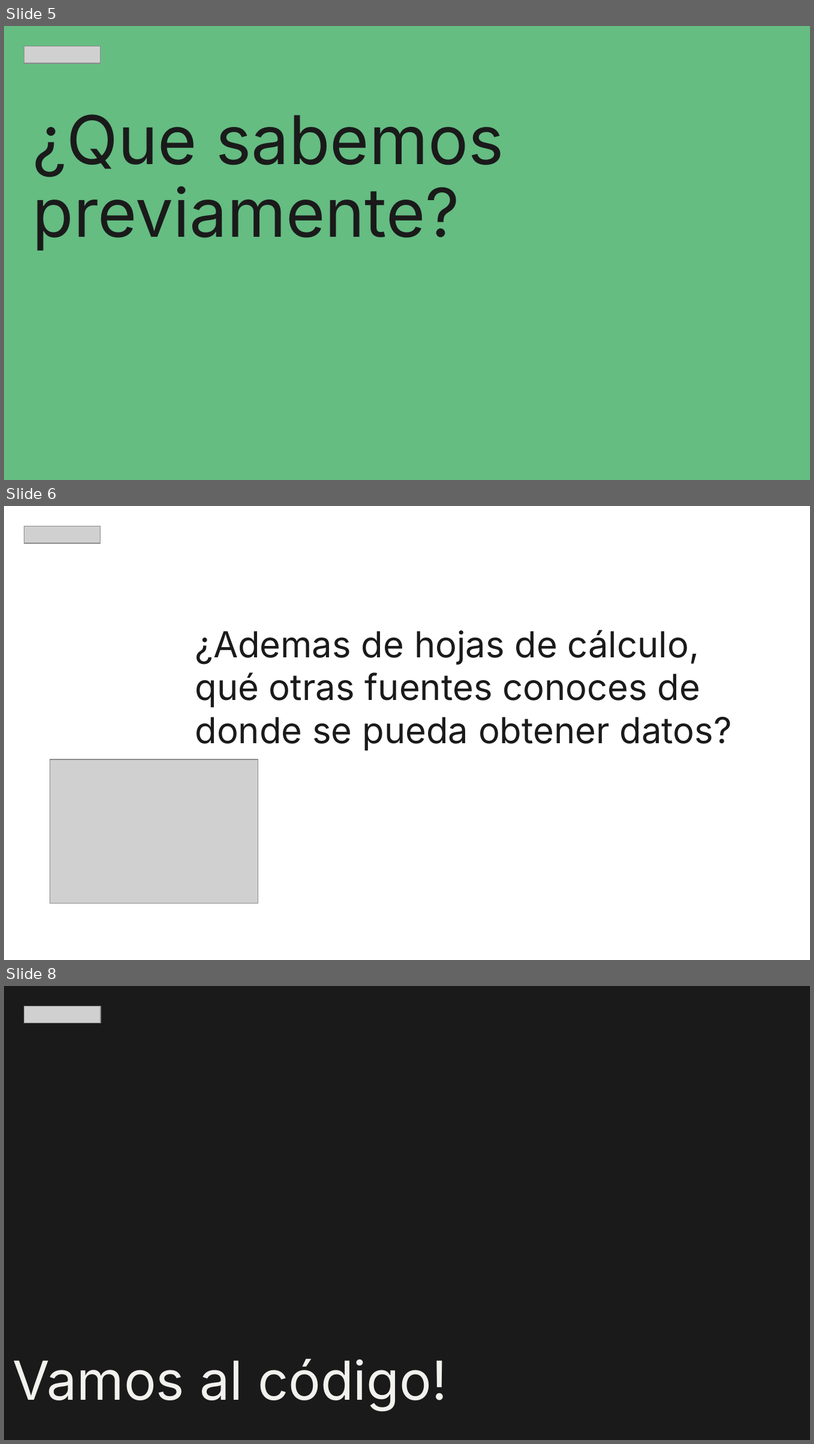
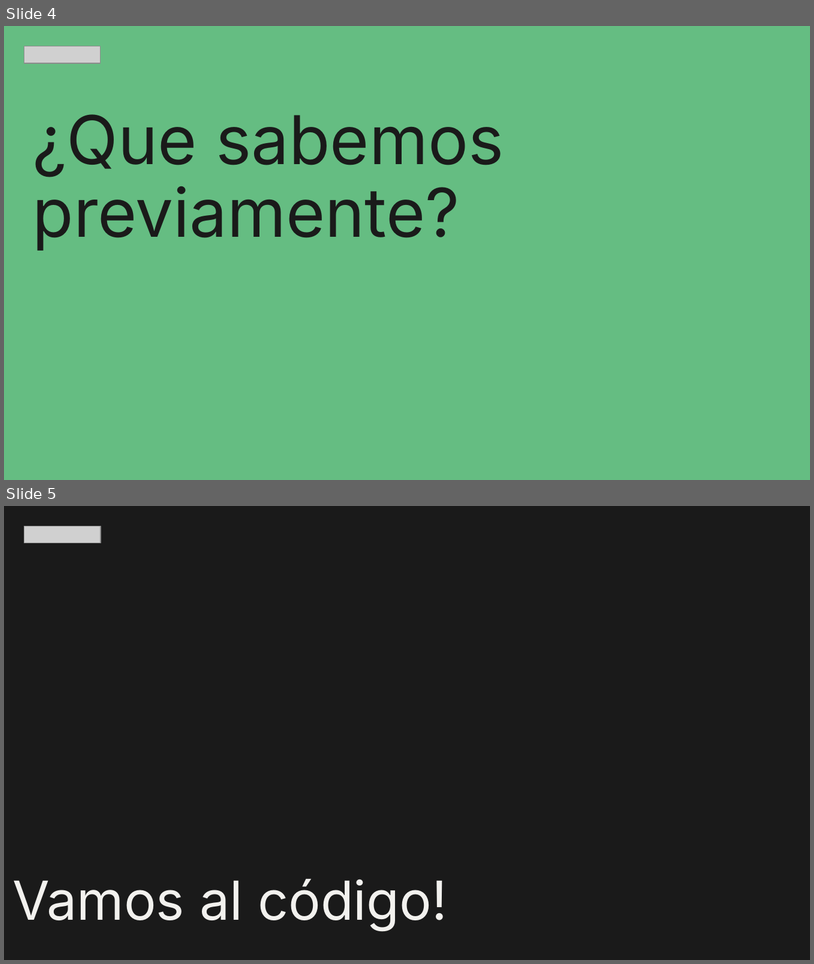
Before and after one commit to zyntonyson/bootcamp_ds_da, a slide deck: 08-data-retrieval/17-SQL.pptx. Shown one above the other, each under a label of ours: slides 5, 6 and 8 before the commit, slides 4 and 5 after it; the slides between them are not shown. The pictures are 814x1444 and 814x964 pixels, drawn with LibreOffice and Linux fonts; fonts in the diff are those of the drawing; grey boxes stand for pictures. Boxes give left, top, right and bottom in pixels: in the first picture for what was removed or moved away, otherwise in the second. Text is boxed around its words. In the diff, an @@ line names an element or a change of style, - is before the commit and + after.

```diff
--- a/08-data-retrieval/17-SQL.pptx
+++ b/08-data-retrieval/17-SQL.pptx
@@ slide 6 removed at [4, 506, 810, 960], background #FFFFFF @@
@@ picture removed at [24, 526, 101, 543] @@
@@ text removed at [195, 630, 732, 751] @@
-¿Ademas de hojas de cálculo, qué otras fuentes conoces de donde se pueda obtener datos?
@@ picture removed at [50, 759, 258, 903] @@
@@ what was slide 5 is now slide 4 @@
@@ what was slide 8 is now slide 5 @@
```
Also in this commit, not shown: 1 slide changed, 3 slides added, 4 other slides removed, 8 other files.
